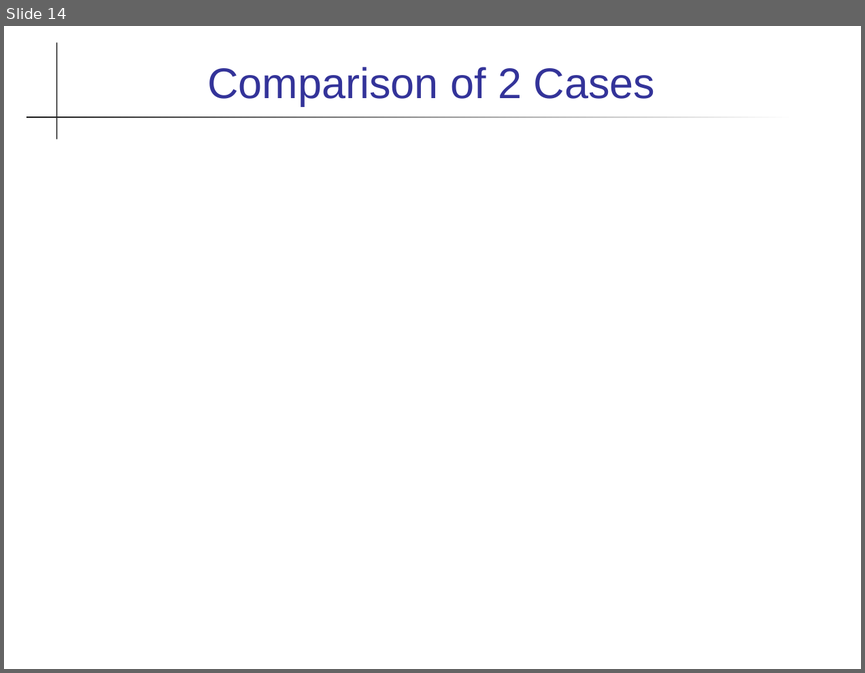
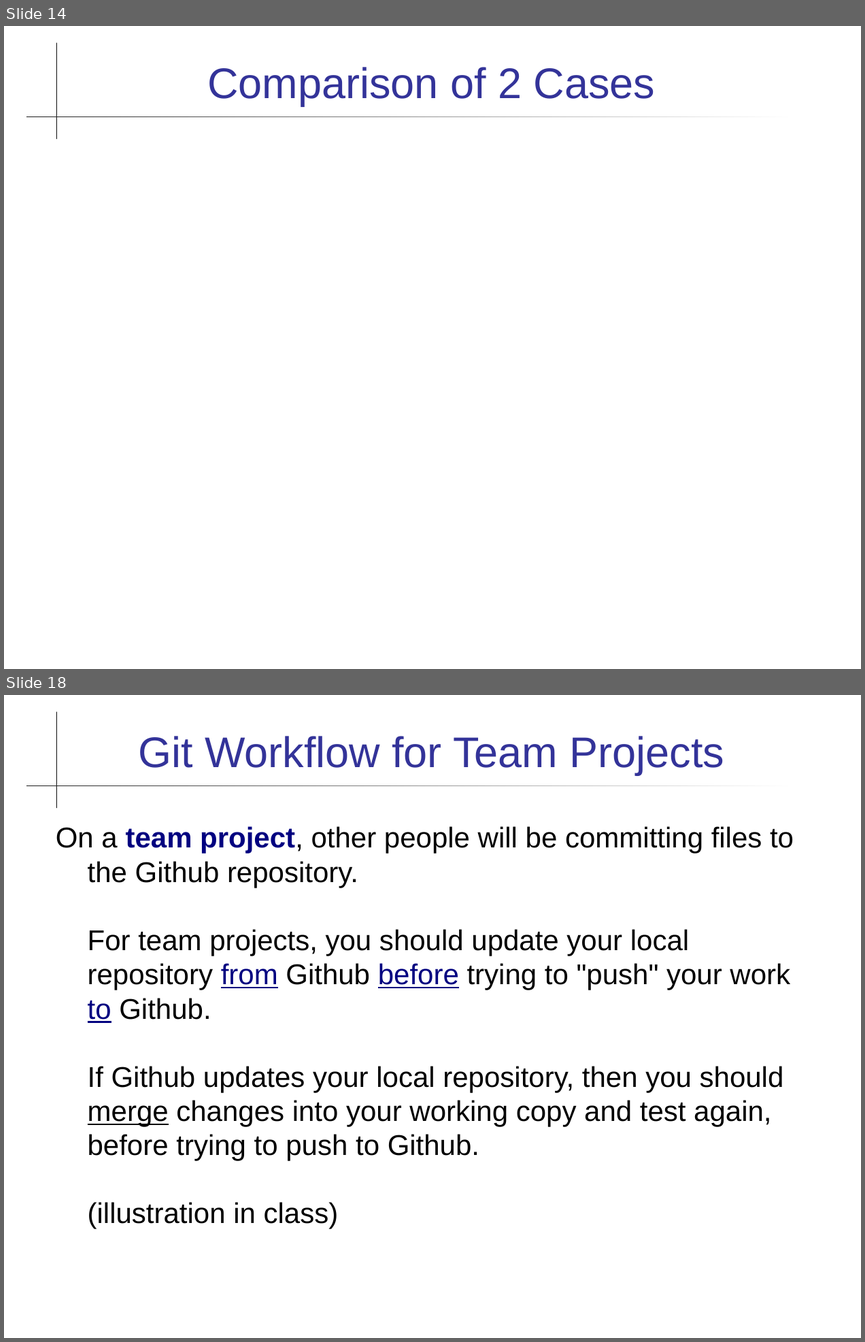
Before and after one commit to cpske/programming1, a slide deck: git/Using-Github.ppt. Shown one above the other, each under a label of ours: slide 14 before the commit, slides 14 and 18 after it; the slides between them are not shown. The pictures are 865x673 and 865x1342 pixels, drawn with LibreOffice and Linux fonts; fonts in the diff are those of the drawing. Boxes give left, top, right and bottom in pixels: in the first picture for what was removed or moved away, otherwise in the second. Text is boxed around its words. In the diff, an @@ line names an element or a change of style, - is before the commit and + after.

Commit message:
update github slides

```diff
--- a/git/Using-Github.ppt
+++ b/git/Using-Github.ppt
@@ slide 18 added at [4,695,861,1338], background #FFFFFF; not listed: 2 template elements that a slide beside it also shows @@
@@ title added at [138,736,724,775], 36 pt, text #333399 @@
+Git Workflow for Team Projects
@@ text added at [56,826,793,1229], 24 pt, text #000000 @@
+On a team project, other people will be committing files to the Github repository.
+For team projects, you should update your local repository from Github before trying to "push" your work to Github.
+If Github updates your local repository, then you should merge changes into your working copy and test again, before trying to push to Github.
+(illustration in class)
```
Also in this commit, not shown: 7 slides changed, 2 other slides added, 1 other file.
